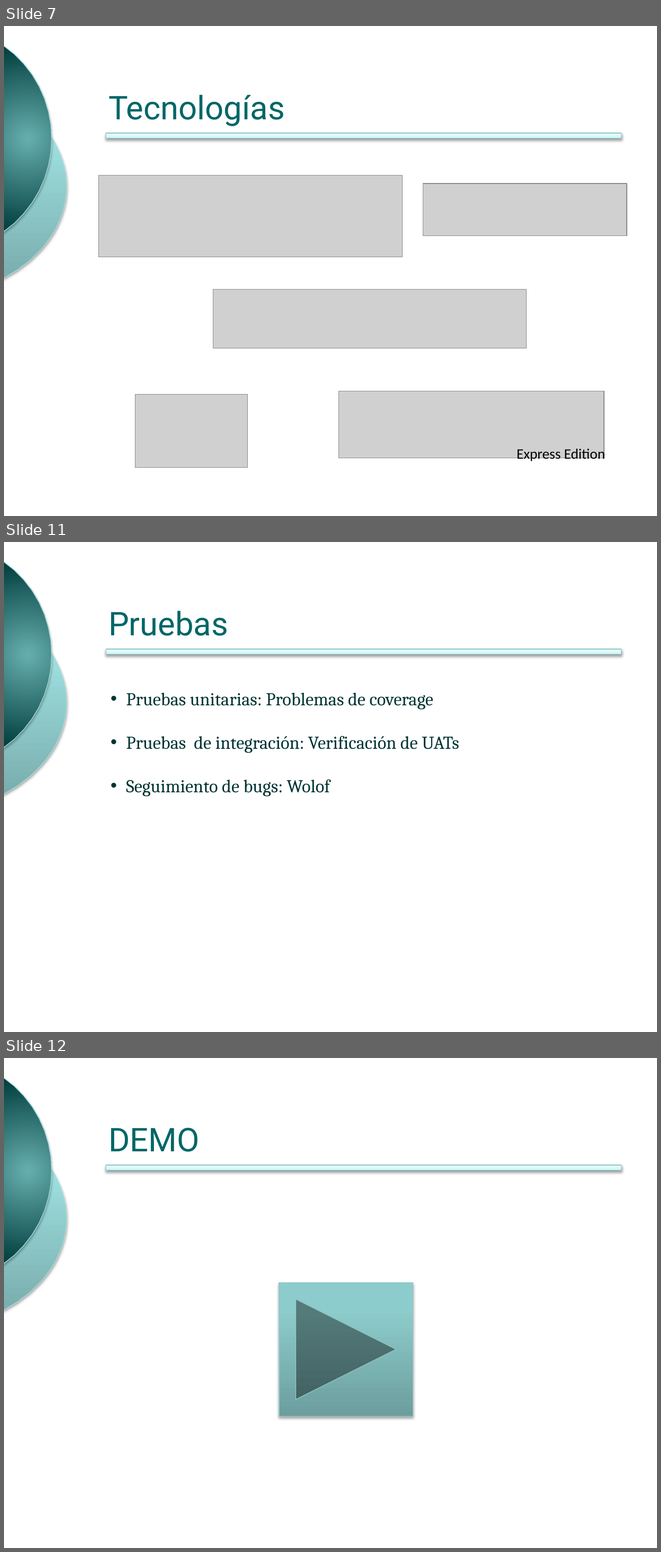
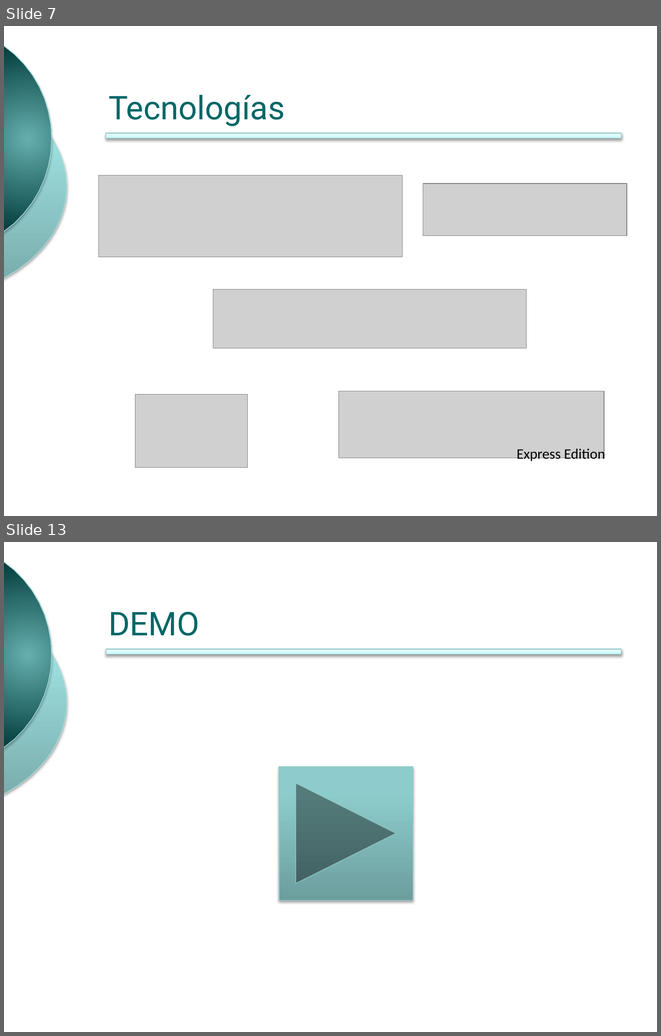
Before and after one commit to ingevy/taller-desarrollo-proyectos-ii-2do-2010, a slide deck: presentations/presentacionFinal.pptx. Shown one above the other, each under a label of ours: slides 7, 11 and 12 before the commit, slides 7 and 13 after it; the slides between them are not shown. The pictures are 661x1552 and 661x1036 pixels, drawn with LibreOffice and Linux fonts; fonts in the diff are those of the drawing; grey boxes stand for pictures; background and template pictures are left out. Boxes give left, top, right and bottom in pixels: in the first picture for what was removed or moved away, otherwise in the second. Text is boxed around its words. In the diff, an @@ line names an element or a change of style, - is before the commit and + after.

```diff
--- a/presentations/presentacionFinal.pptx
+++ b/presentations/presentacionFinal.pptx
@@ slide 11 removed at (4,542,657,1032), background #FFFFFF; not listed: 3 template elements that a slide beside it also shows @@
@@ title removed at (108,610,228,636) @@
-Pruebas
@@ text removed at (126,693,459,796) @@
-• Pruebas unitarias: Problemas de coverage
-• Pruebas de integración: Verificación de UATs
-• Seguimiento de bugs: Wolof
@@ what was slide 12 is now slide 13 @@
```
Also in this commit, not shown: 4 slides changed, 2 slides added, 2 other files.
